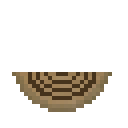
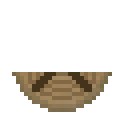
Layered file, before and after one edit (128×128). Changes by layer:
added layer "Layer 2" above "Layer 1" over (x1=32, y1=72, x2=92, y2=92)
painted on "Layer 1" over (x1=28, y1=72, x2=96, y2=100)
